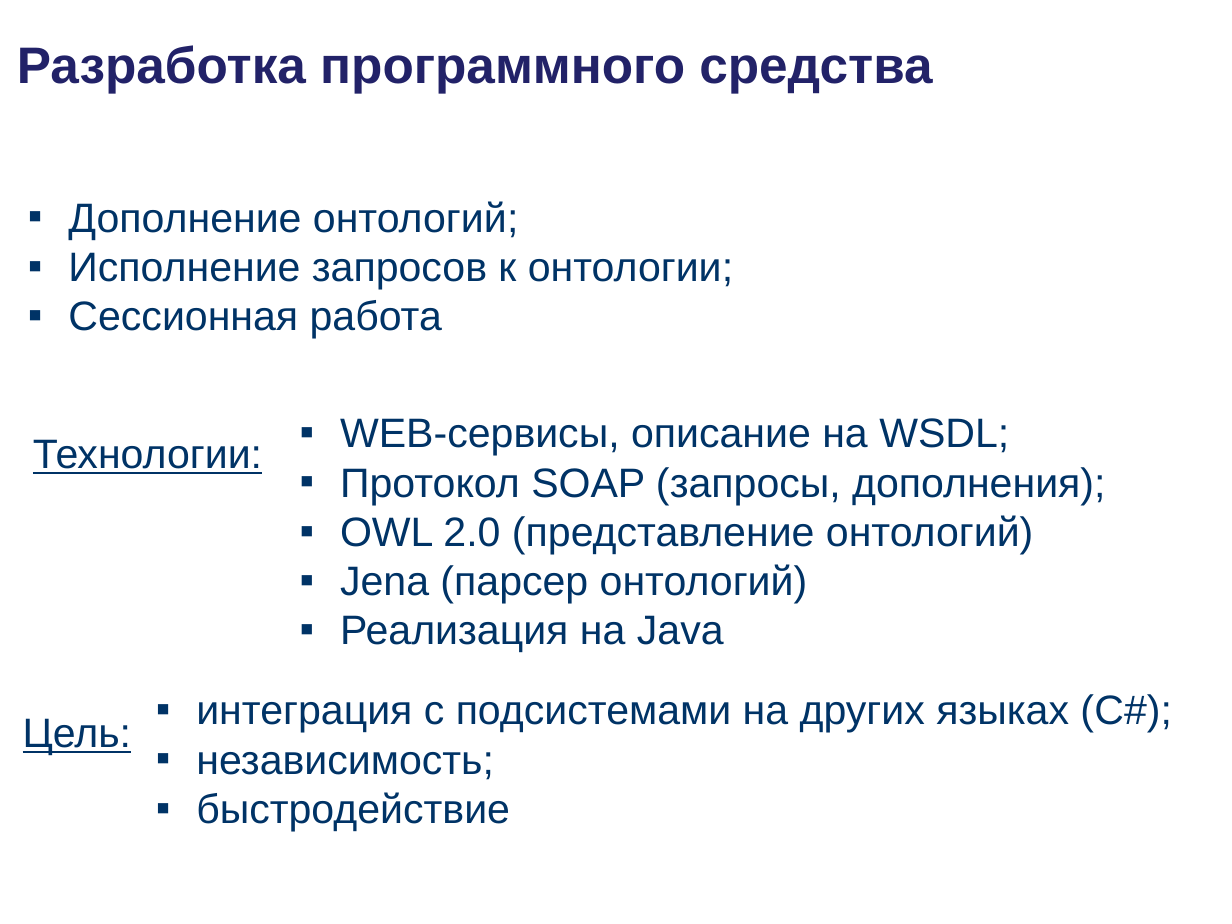
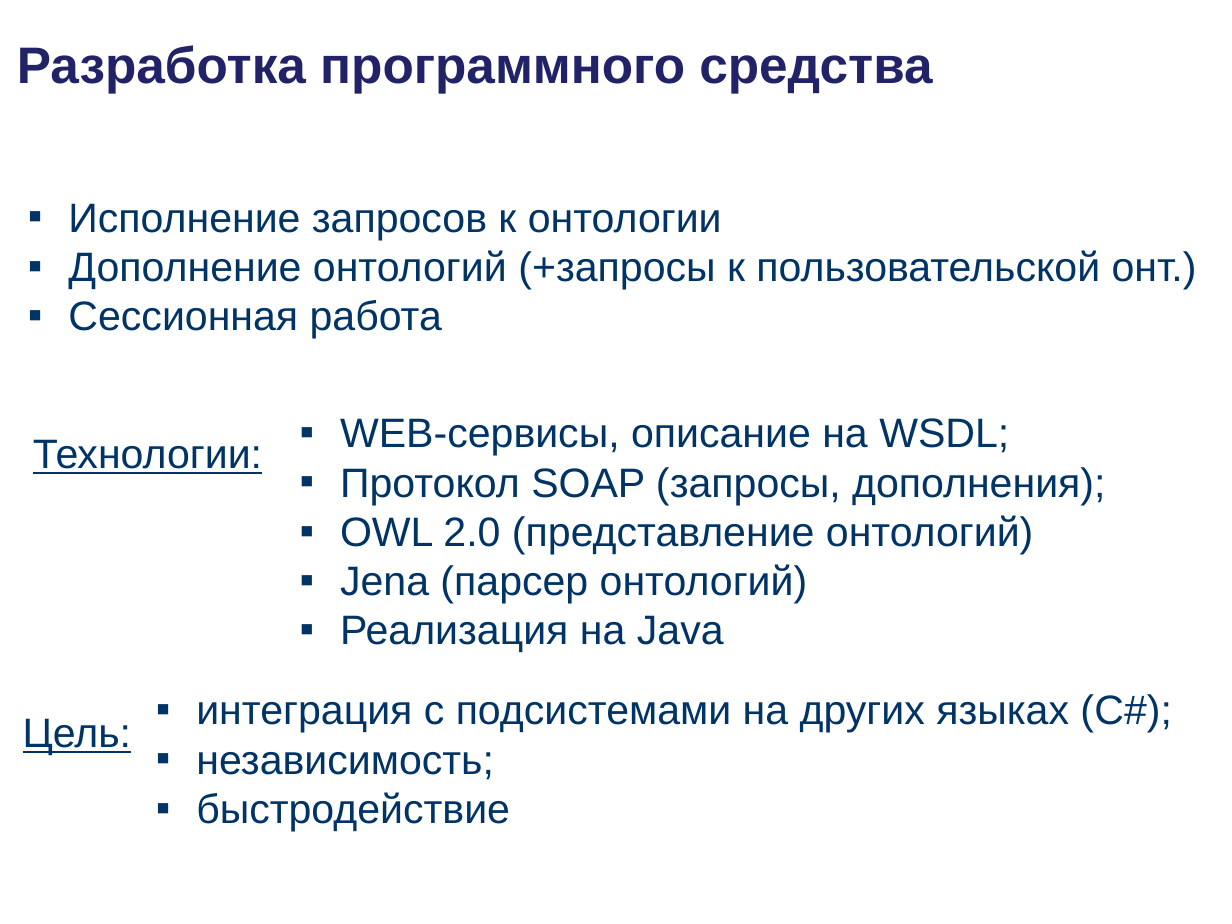
Before and after one commit to podtelkin/NII-NKT, a slide deck: slide 8 of master/master.ppt. Drawn at 1232x924 pixels with LibreOffice and Linux fonts; fonts in the diff are those of the drawing; background and template pictures are left out. Boxes give left, top, right and bottom in pixels: in the first picture for what was removed or moved away, otherwise in the second. Text is boxed around its words. In the diff, an @@ line names an element or a change of style, - is before the commit and + after.

```diff
--- a/master/master.ppt
+++ b/master/master.ppt
@@ text at <box>68,203,1197,289</box>: text changed @@
-▪ Дополнение онтологий;
-▪ Исполнение запросов к онтологии;
+▪ Исполнение запросов к онтологии
+▪ Дополнение онтологий (+запросы к пользовательской онт.)
```
Also in this commit, not shown: 1 other slide changed.
